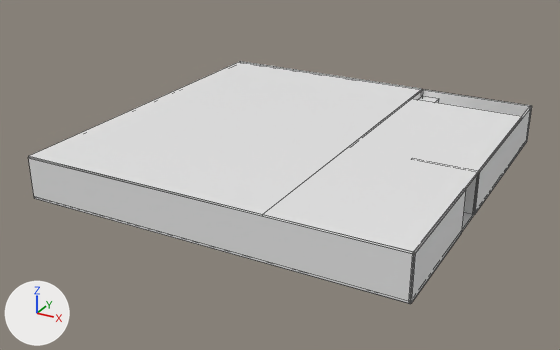
The Blender file SpookySealTeam7/Assets/blenderAssets/house.blend as it was, and as the next commit left it.
Both versions are drawn from a 50 mm lens placed at (16.2, -31.7, 14.7), pointed at (-0.6, -1.1, -0.7). Every picture has the same lights, and +X, +Y and +Z are marked at lower left. Mesh edges are drawn as thin lines.

Objects in the first picture: 'Cube', 'Cube.001', 'groundFloor', 'groundFloor.002', 'groundFloor.004', 'groundFloor.005'.
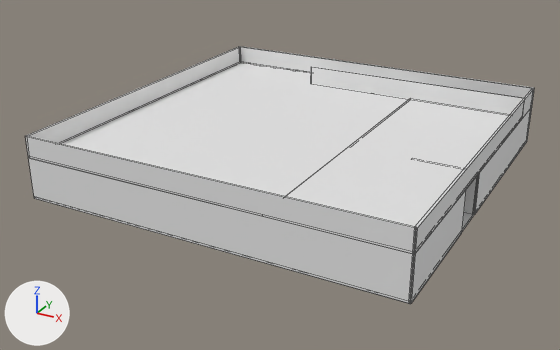
The edits, one by one:
Object 'Cube.006' (ob_cube_006) is new; it shows a copy of the mesh of ob_cube_001.
Its location is (3.0, 7.0, 2.0).
Its scale is (6.0, 0.05, 0.5).
Object 'Cube.005' (ob_cube_005) is new; it shows a copy of the mesh of ob_cube_001.
Its location is (-9.0, 0.0, 2.0).
Its scale is (0.05, 9.0, 0.5).
Object 'Cube.004' (ob_cube_004) is new; it shows a copy of the mesh of ob_cube_001.
Its location is (9.0, 0.0, 2.0).
Its scale is (0.05, 9.0, 0.5).
Object 'Cube.003' (ob_cube_003) is new; it shows a copy of the mesh of ob_cube_001.
Its location is (0.0, 9.0, 2.0).
Its scale is (9.0, 0.05, 0.5).
Object 'Cube.002' (ob_cube_002) is new; it shows a copy of the mesh of ob_cube_001.
Its location is (0.0, -9.0, 2.0).
Its scale is (9.0, 0.05, 0.5).

What differs and where, as boxes [x1, y1, x2, y2] in the pictures (560 x 350 px):
'Cube.002', added
    after: [25, 136, 416, 254]
'Cube.005', added
    after: [26, 46, 241, 143]
'Cube.006', added
    after: [311, 67, 523, 114]
'Cube.003', added
    after: [240, 46, 533, 98]
'Cube.004', added
    after: [414, 88, 534, 253]
'groundFloor.002', unchanged, covered by the edit
    before: [423, 89, 530, 116]
